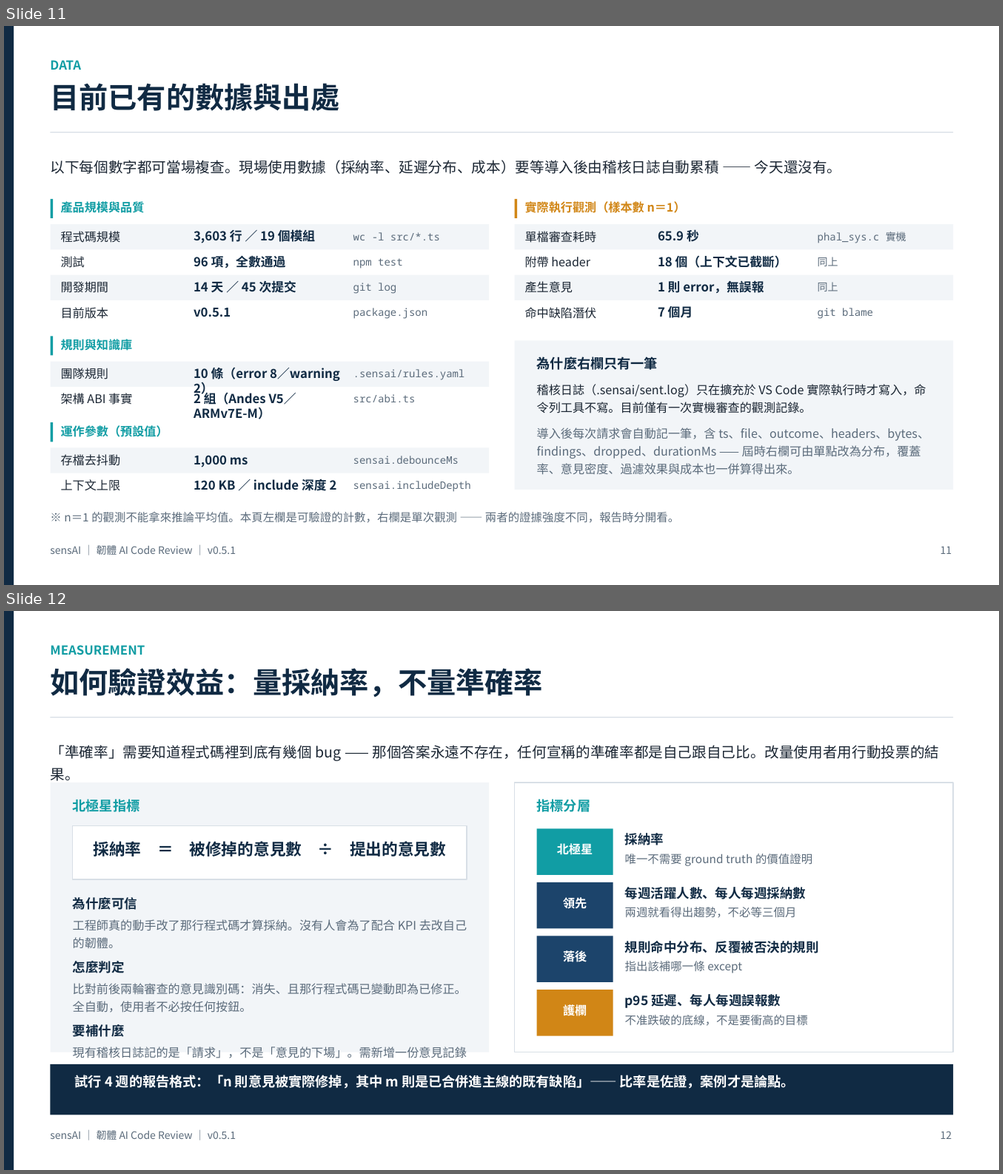
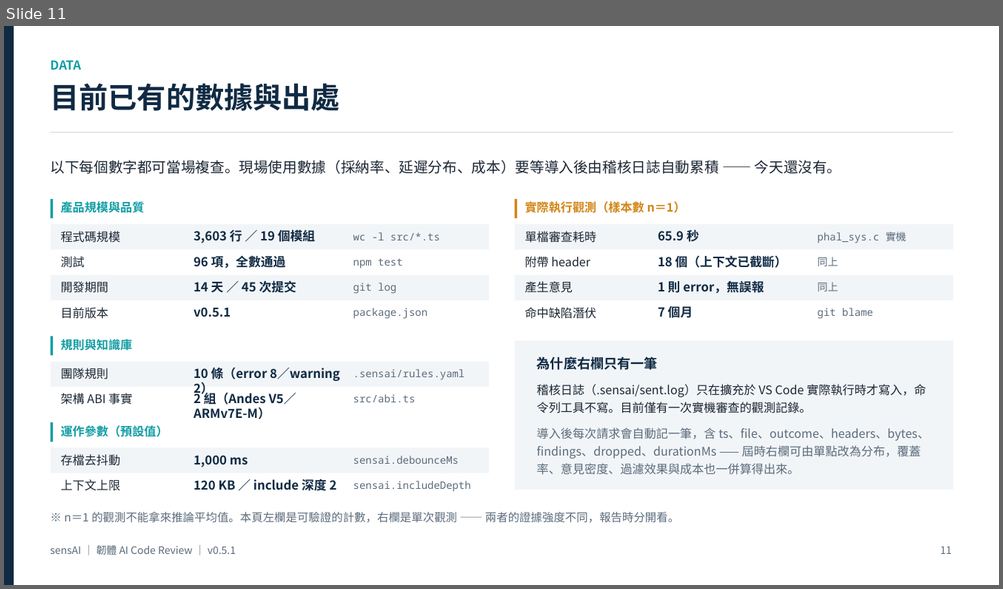
Before and after one commit to kevintsou/sensAI, a slide deck: docs/sensAI_報告.pptx. Shown one above the other, each under a label of ours: slides 11 and 12 before the commit, slide 11 after it. The pictures are 1003x1174 and 1003x589 pixels, drawn with LibreOffice and Linux fonts; fonts in the diff are those of the drawing. Boxes give left, top, right and bottom in pixels: in the first picture for what was removed or moved away, otherwise in the second. Text is boxed around its words. In the diff, an @@ line names an element or a change of style, - is before the commit and + after.

```diff
--- a/docs/sensAI_報告.pptx
+++ b/docs/sensAI_報告.pptx
@@ slide 12 removed at (4,611,999,1170), background #FFFFFF @@
@@ rectangle removed at (4,611,14,1170) @@
@@ text removed at (50,645,145,655) @@
-MEASUREMENT
@@ text removed at (50,668,542,697) @@
-如何驗證效益：量採納率，不量準確率
@@ rectangle removed at (51,717,953,718) @@
@@ text removed at (50,745,939,761) @@
-「準確率」需要知道程式碼裡到底有幾個 bug —— 那個答案永遠不存在，任何宣稱的準確率都是自己跟自己比。改量使用者用行動投票的結果。
@@ rectangle removed at (51,783,489,1053) @@
@@ rectangle removed at (515,783,953,1053) @@
@@ text removed at (73,799,140,812) @@
-北極星指標
@@ text removed at (537,799,591,812) @@
-指標分層
@@ rectangle removed at (73,826,466,880) @@
@@ rectangle removed at (537,829,613,875) @@
@@ text removed at (93,841,446,857) @@
-採納率 ＝ 被修掉的意見數 ÷ 提出的意見數
@@ text removed at (557,843,592,855) @@
-北極星
@@ text removed at (625,833,812,866) @@
-採納率
-唯一不需要 ground truth 的價值證明
@@ text removed at (73,897,466,1079) @@
-為什麼可信
-工程師真的動手改了那行程式碼才算採納。沒有人會為了配合 KPI 去改自己的韌體。
-怎麼判定
-比對前後兩輪審查的意見識別碼：消失、且那行程式碼已變動即為已修正。全自動，使用者不必按任何按鈕。
-要補什麼
-現有稽核日誌記的是「請求」，不是「意見的下場」。需新增一份意見記錄檔與匯出指令。
@@ rectangle removed at (537,883,613,929) @@
@@ text removed at (563,897,586,909) @@
-領先
@@ text removed at (625,887,806,918) @@
-每週活躍人數、每人每週採納數
-兩週就看得出趨勢，不必等三個月
@@ rectangle removed at (537,937,613,982) @@
@@ text removed at (625,941,819,974) @@
-規則命中分布、反覆被否決的規則
-指出該補哪一條 except
@@ text removed at (563,951,586,963) @@
-落後
@@ rectangle removed at (537,990,613,1037) @@
@@ text removed at (563,1003,586,1019) @@
-護欄
@@ text removed at (625,994,808,1026) @@
-p95 延遲、每人每週誤報數
-不准跌破的底線，不是要衝高的目標
@@ rectangle removed at (51,1065,953,1116) @@
@@ text removed at (75,1075,794,1089) @@
-試行 4 週的報告格式：「n 則意見被實際修掉，其中 m 則是已合併進主線的既有缺陷」—— 比率是佐證，案例才是論點。
@@ text removed at (50,1130,236,1140) @@
-sensAI ｜ 韌體 AI Code Review ｜ v0.5.1
@@ text removed at (940,1131,952,1139) @@
-12
```
Also in this commit, not shown: 1 slide changed, 1 slide added, 2 other files.
